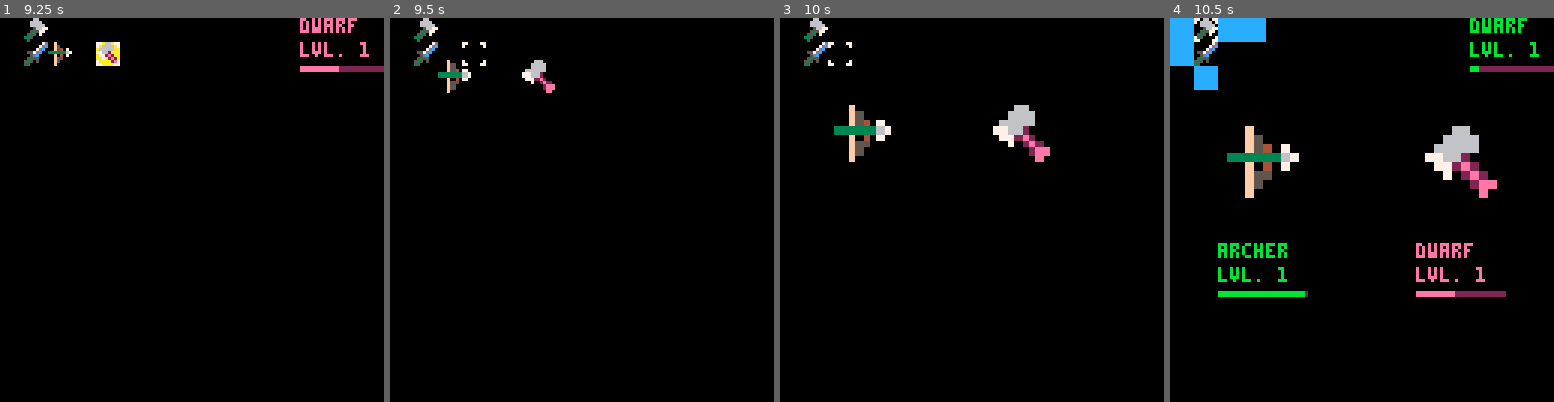
Above: before the commit, frames 1-4 (left to right).
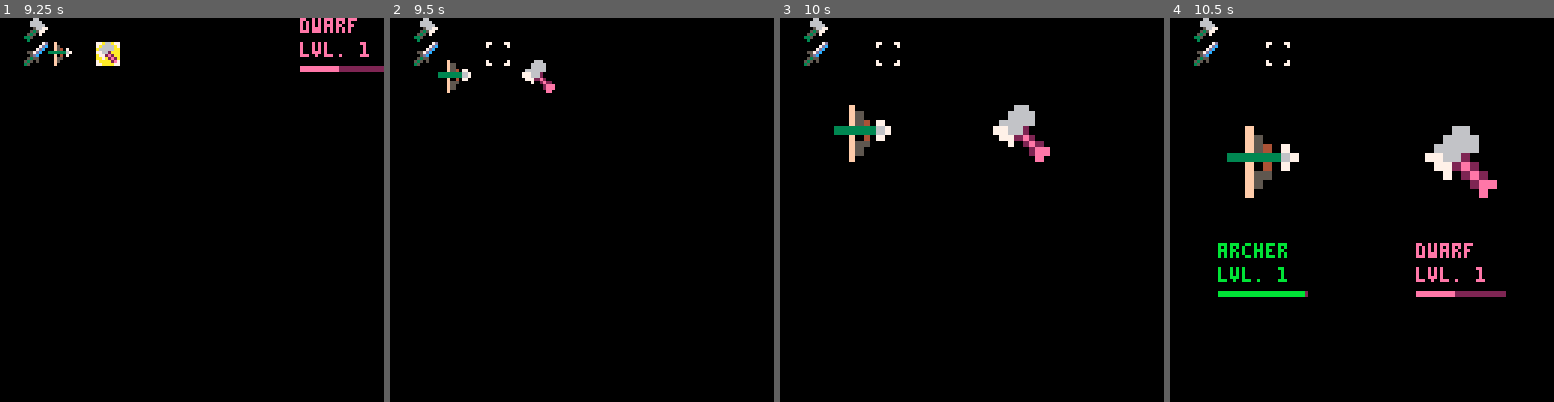
Above: after the commit, the same moments.

Repository: cstephen/PICO-8-Tactics
Game: PICO-8 cartridge tactics.p8
Same seed, same stepped clock (60 frames per second), same inputs: the game is played once before the commit and once after it.
Inputs:
- Up to frame 1 (9.25 s): tap O (Z key) at 0.33, 0.7, 1.43, 2.22, 3.1, 3.98, 4.87, 5.75, 6.63, 7.52, 8.4 s; hold Left 1.97-2.37 s; hold Down 2.42-2.82 s; hold Right 2.87-3.53 s; hold Up 3.58-4.08 s; hold Right 4.13-4.53 s; hold Down 4.58-5.08 s; hold Left 5.13-5.8 s; hold Up 5.85-6.18 s; hold Left 6.23-6.63 s; hold Down 6.68-7.08 s; hold Right 7.13-7.8 s; hold Up 7.85-8.35 s; hold Right 8.4-8.8 s; hold Down from 8.85 s (still down)
- Up to frame 2 (9.5 s): tap O (Z key) at 9.28 s; release Down at 9.35 s; hold Left from 9.4 s (still down)
- Up to frame 3 (10 s): keep holding Left
- Up to frame 4 (10.5 s): release Left at 10.07 s; hold Up 10.12-10.45 s; tap O (Z key) at 10.17 s

Frame 1 is identical in both runs. In frame 2, 0.1% of the frame differs, in the area x 18-32%, y 6-13%; in frame 3, 0.1%; in frame 4, 3.0%, in the area x 0-100%, y 0-19%.

Commit message:
Disable selection cursor movement during battle animation.

Diff:
--- a/tactics.p8
+++ b/tactics.p8
@@ -103,19 +103,23 @@
 
 function _update()
   if btnp(0)
-  and select.y > 0 then
+  and select.y > 0
+  and animation == nil then
     select.y -= 1
   end
   if btnp(1)
-  and select.y < 15 then
+  and select.y < 15
+  and animation == nil then
     select.y += 1
   end
   if btnp(2)
-  and select.x > 0 then
+  and select.x > 0
+  and animation == nil then
     select.x -= 1
   end
   if btnp(3)
-  and select.x < 15 then
+  and select.x < 15
+  and animation == nil then
     select.x += 1
   end
   if btnp(4) then
